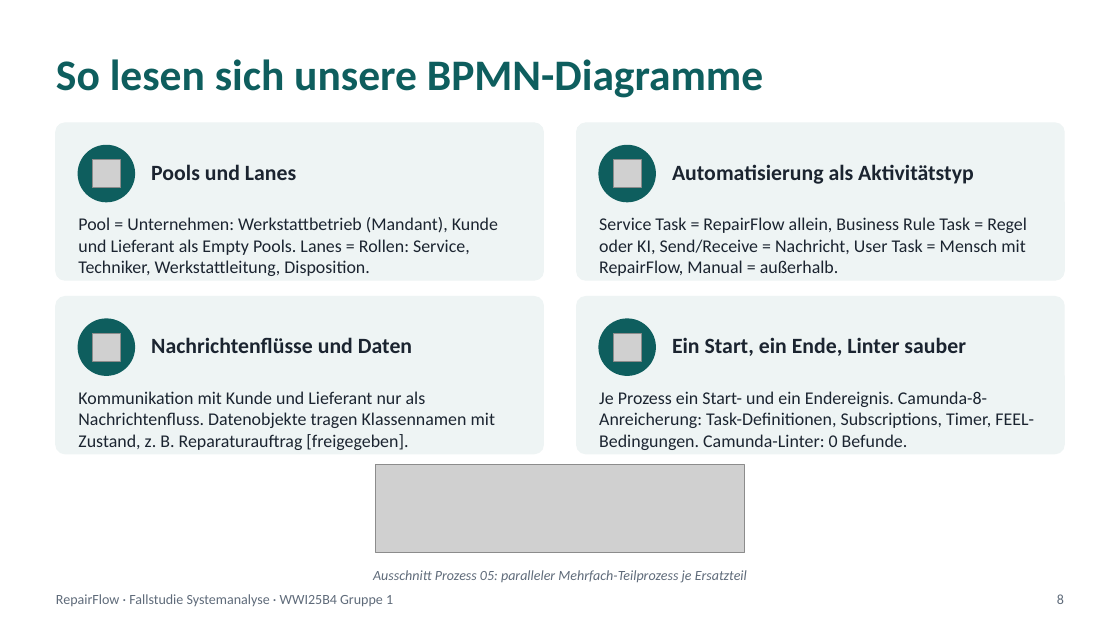
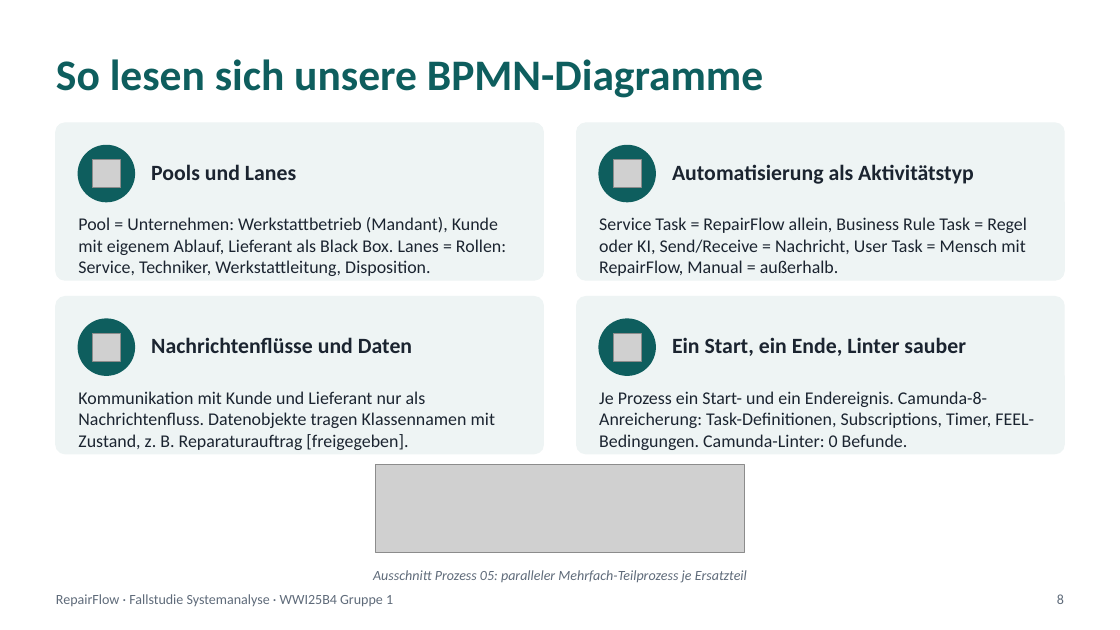
Before and after one commit to jakobschwan123-cmd/casestudy-semester-3, a slide deck: slide 8 of praesi/Abschlusspraesentation.pptx. Drawn at 1120x630 pixels with LibreOffice and Linux fonts; fonts in the diff are those of the drawing; grey boxes stand for pictures. Boxes give left, top, right and bottom in pixels: in the first picture for what was removed or moved away, otherwise in the second. Text is boxed around its words. In the diff, an @@ line names an element or a change of style, - is before the commit and + after.

```diff
--- a/praesi/Abschlusspraesentation.pptx
+++ b/praesi/Abschlusspraesentation.pptx
@@ text at (78, 217, 506, 276): text changed @@
-Pool = Unternehmen: Werkstattbetrieb (Mandant), Kunde und Lieferant als Empty Pools. Lanes = Rollen: Service, Techniker, Werkstattleitung, Disposition.
+Pool = Unternehmen: Werkstattbetrieb (Mandant), Kunde mit eigenem Ablauf, Lieferant als Black Box. Lanes = Rollen: Service, Techniker, Werkstattleitung, Disposition.
```
Also in this commit, not shown: 3 other slides changed, 39 other files.
